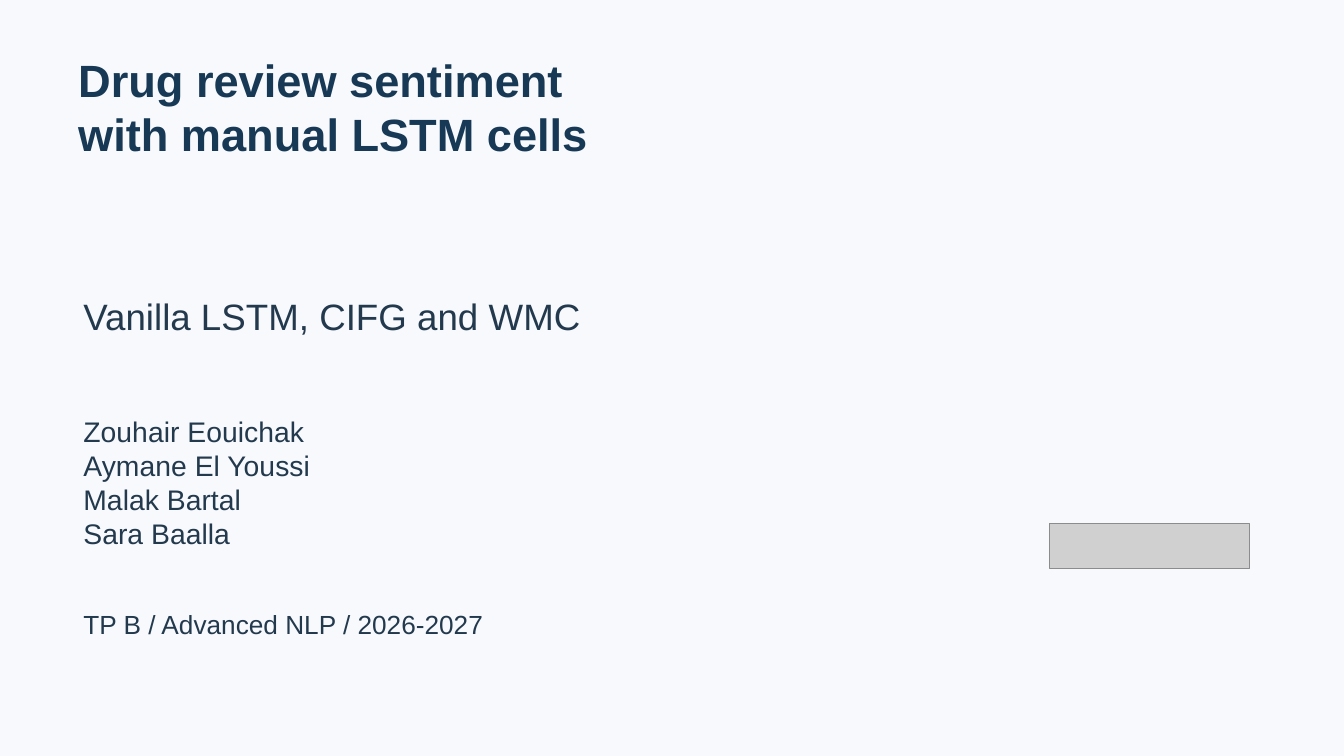
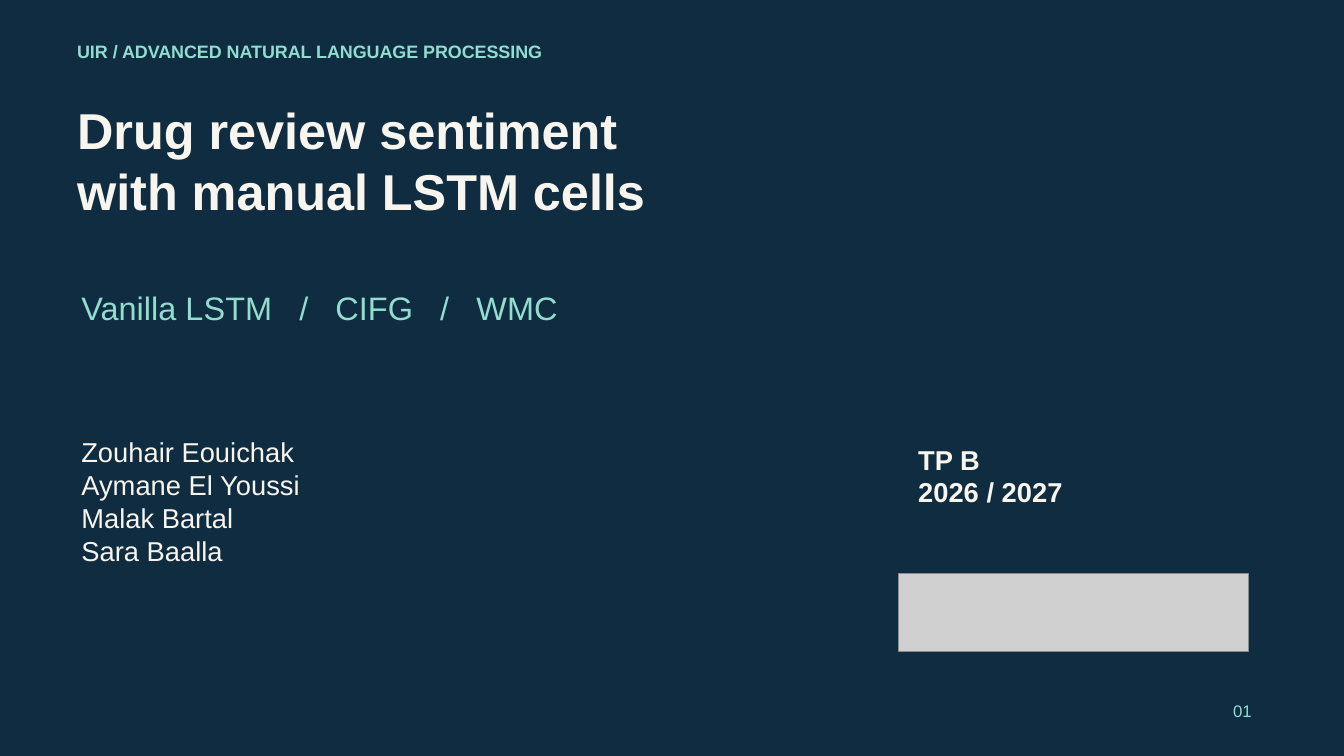
Before and after one commit to cleora88/rnn-drug-review-lstm, a slide deck: slide 1 of output/RNN_Presentation.pptx. Drawn at 1344x756 pixels with LibreOffice and Linux fonts; fonts in the diff are those of the drawing; grey boxes stand for pictures. Boxes give left, top, right and bottom in pixels: in the first picture for what was removed or moved away, otherwise in the second. Text is boxed around its words. In the diff, an @@ line names an element or a change of style, - is before the commit and + after.

Commit message:
Redesign report and presentation with UIR typography and clearer scientific figures

```diff
--- a/output/RNN_Presentation.pptx
+++ b/output/RNN_Presentation.pptx
@@ background #F7F9FC to #102C40 @@
@@ text added at [77, 45, 542, 58], 12.8 pt, text #91DDD0, bold @@
+UIR / ADVANCED NATURAL LANGUAGE PROCESSING
@@ text "Drug review sentiment": place and size @@
-text "Drug review sentiment" at [78, 64, 587, 152]
+text "Drug review sentiment" at [77, 112, 645, 211]
@@ text "Drug review sentiment" at [77, 112, 645, 211]: size 32.2 to 36 pt, text colour #173955 to #F7F5EE @@
@@ text at [81, 296, 557, 321]: text changed; size 26.2 to 23.2 pt; text colour #23394D to #91DDD0 @@
-Vanilla LSTM, CIFG and WMC
+Vanilla LSTM / CIFG / WMC
@@ text "Zouhair Eouichak": place and size @@
-text "Zouhair Eouichak" at [83, 421, 310, 545]
+text "Zouhair Eouichak" at [81, 442, 300, 562]
@@ text "Zouhair Eouichak" at [81, 442, 300, 562]: size 20.2 to 19.5 pt, text colour #23394D to #F7F5EE @@
@@ text at [918, 451, 1063, 503]: text changed; size 18.8 to 19.5 pt; text colour #23394D to #F7F5EE; bold on @@
-TP B / Advanced NLP / 2026-2027
+TP B
+2026 / 2027
@@ picture: place and size @@
-picture at [1051, 523, 1250, 569]
+picture at [899, 574, 1248, 652]
@@ text added at [1233, 705, 1252, 717], 12 pt, text #91DDD0 @@
+01
```
Also in this commit, not shown: 1 other slide changed, 7 slides added, 7 slides removed, 26 other files.
